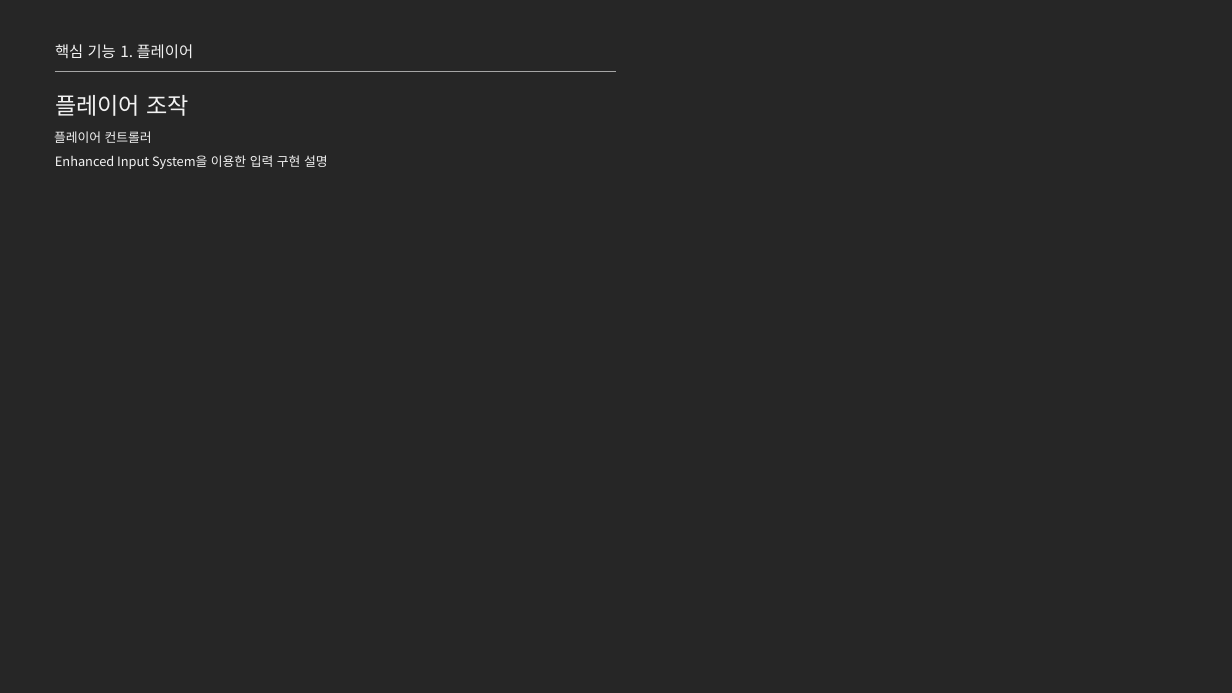
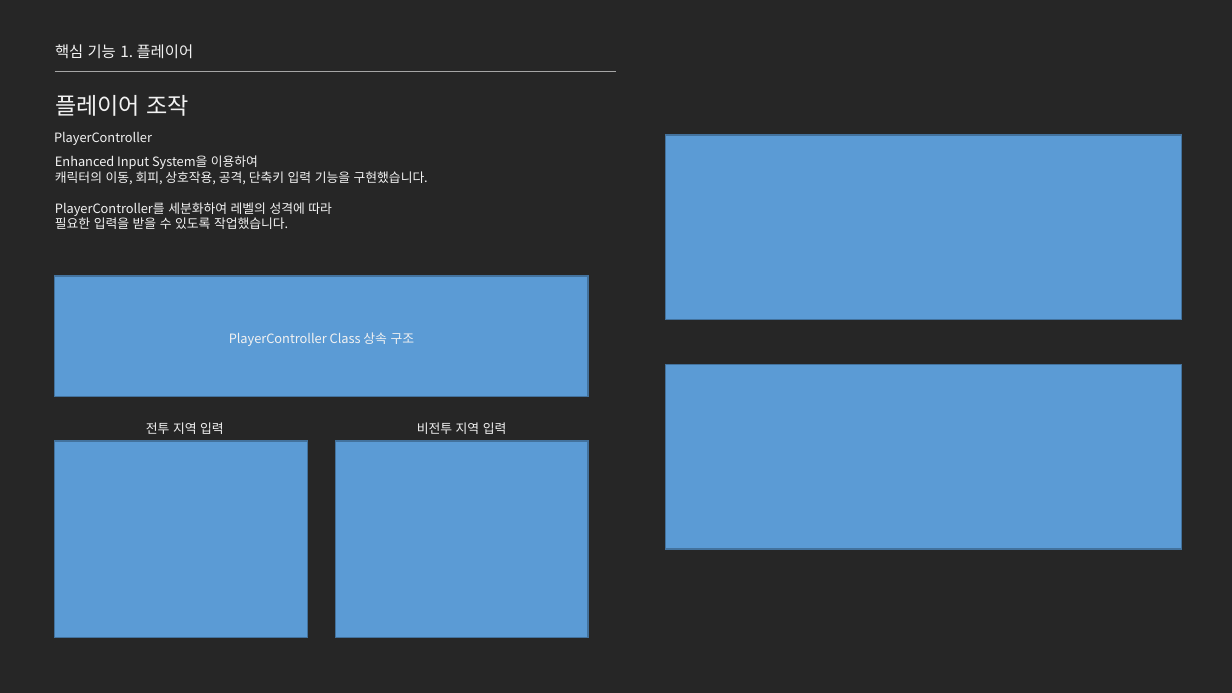
Before and after one commit to jhk0701/project-ARPGHunter, a slide deck: slide 7 of Docs/UnrealEngine_문서_김정환.pptx (slide 5 before the commit). Drawn at 1232x693 pixels with LibreOffice and Linux fonts; fonts in the diff are those of the drawing. Boxes give left, top, right and bottom in pixels: in the first picture for what was removed or moved away, otherwise in the second. Text is boxed around its words. In the diff, an @@ line names an element or a change of style, - is before the commit and + after.

```diff
--- a/Docs/UnrealEngine_문서_김정환.pptx
+++ b/Docs/UnrealEngine_문서_김정환.pptx
@@ text at <box>54,132,152,145</box>: text changed @@
-플레이어 컨트롤러
+PlayerController
@@ rectangle added at <box>665,135,1181,320</box>, fill #5B9BD5, outline #43739E 1 pt @@
@@ text at <box>55,155,428,229</box>: text changed @@
-Enhanced Input System을 이용한 입력 구현 설명
+Enhanced Input System을 이용하여
+캐릭터의 이동, 회피, 상호작용, 공격, 단축키 입력 기능을 구현했습니다.
+PlayerController를 세분화하여 레벨의 성격에 따라
+필요한 입력을 받을 수 있도록 작업했습니다.
@@ rectangle added at <box>55,276,588,397</box>, fill #5B9BD5, outline #43739E 1 pt @@
@@ text added at <box>229,332,415,346</box>, 10 pt, text #F2F2F2 @@
+PlayerController Class 상속 구조
@@ rectangle added at <box>665,364,1181,549</box>, fill #5B9BD5, outline #43739E 1 pt @@
@@ rectangle added at <box>55,441,308,638</box>, fill #5B9BD5, outline #43739E 1 pt @@
@@ text added at <box>146,422,224,434</box>, 10 pt, text #F2F2F2 @@
+전투 지역 입력
@@ rectangle added at <box>335,441,589,638</box>, fill #5B9BD5, outline #43739E 1 pt @@
@@ text added at <box>417,422,507,434</box>, 10 pt, text #F2F2F2 @@
+비전투 지역 입력
```
Also in this commit, not shown: 4 other slides changed, 5 slides added, 1 other file.
